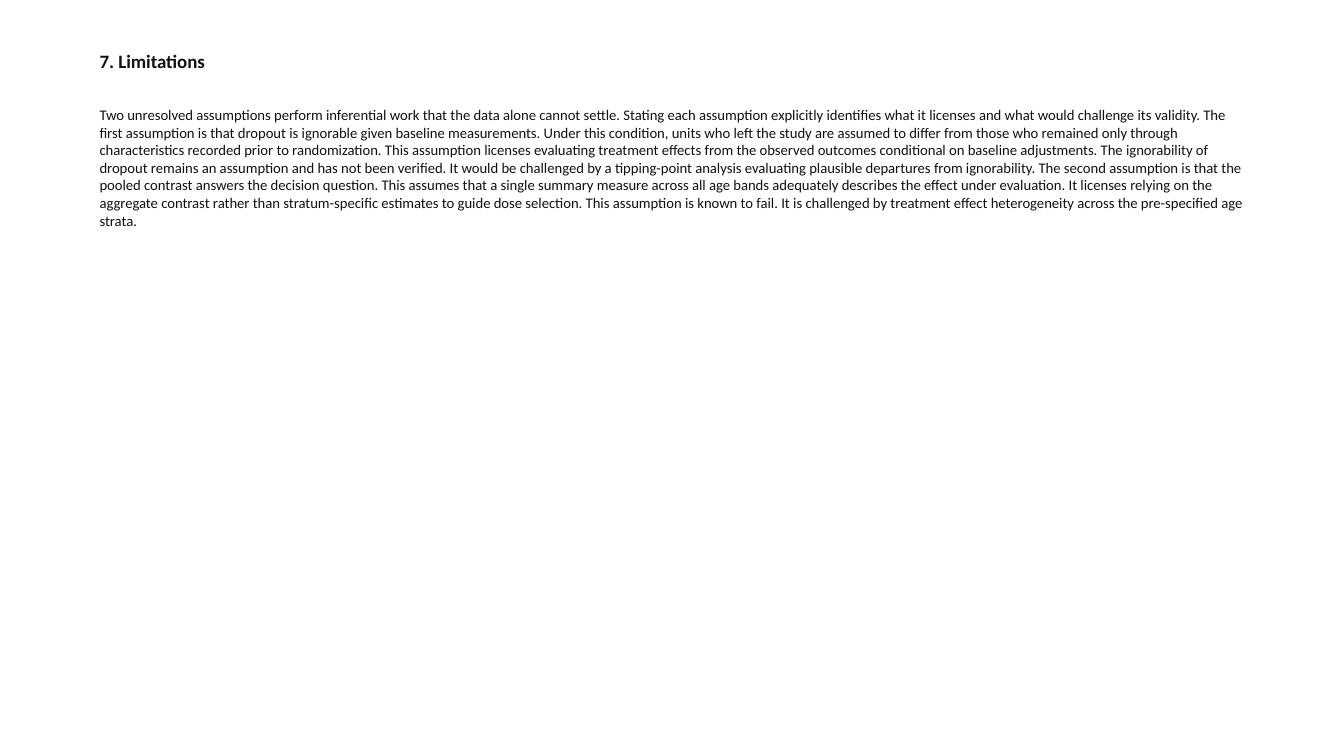
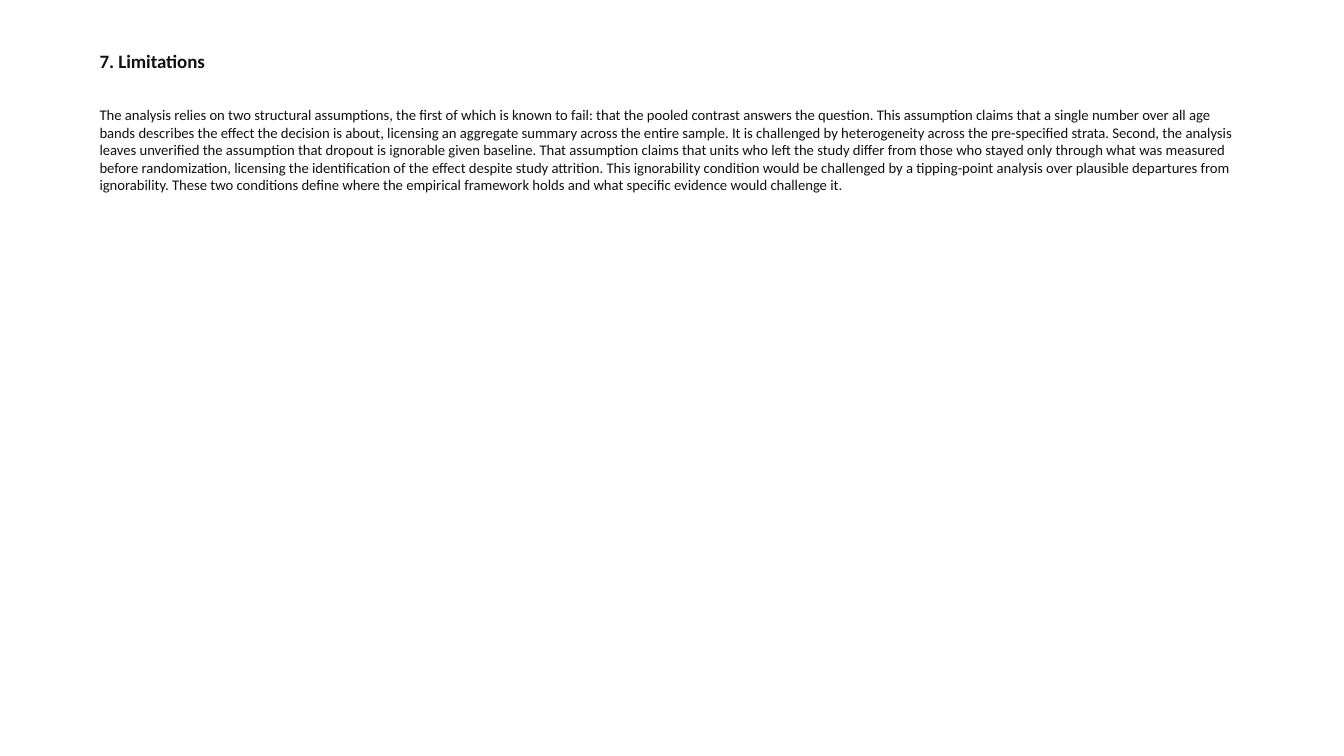
Before and after one commit to redam94/axiom, a slide deck: slide 17 of packages/axiom-dossier/examples/out/hyper3-full.pptx (slide 13 before the commit). Drawn at 1344x756 pixels with LibreOffice and Linux fonts; fonts in the diff are those of the drawing. Boxes give left, top, right and bottom in pixels: in the first picture for what was removed or moved away, otherwise in the second. Text is boxed around its words. In the diff, an @@ line names an element or a change of style, - is before the commit and + after.

```diff
--- a/packages/axiom-dossier/examples/out/hyper3-full.pptx
+++ b/packages/axiom-dossier/examples/out/hyper3-full.pptx
@@ text at box(100, 109, 1232, 193): text changed @@
-Two unresolved assumptions perform inferential work that the data alone cannot settle. Stating each assumption explicitly identifies what it licenses and what would challenge its validity. The first assumption is that dropout is ignorable given baseline measurements. Under this condition, units who left the study are assumed to differ from those who remained only through characteristics recorded prior to randomization. This assumption licenses evaluating treatment effects from the observed outcomes conditional on baseline adjustments. The ignorability of dropout remains an assumption and has not been verified. It would be challenged by a tipping-point analysis evaluating plausible departures from ignorability. The second assumption is that the pooled contrast answers the decision question. This assumes that a single summary measure across all age bands adequately describes the effect under evaluation. It licenses relying on the aggregate contrast rather than stratum-specific estimates to guide dose selection. This assumption is known to fail. It is challenged by treatment effect heterogeneity across the pre-specified age strata.
+The analysis relies on two structural assumptions, the first of which is known to fail: that the pooled contrast answers the question. This assumption claims that a single number over all age bands describes the effect the decision is about, licensing an aggregate summary across the entire sample. It is challenged by heterogeneity across the pre-specified strata. Second, the analysis leaves unverified the assumption that dropout is ignorable given baseline. That assumption claims that units who left the study differ from those who stayed only through what was measured before randomization, licensing the identification of the effect despite study attrition. This ignorability condition would be challenged by a tipping-point analysis over plausible departures from ignorability. These two conditions define where the empirical framework holds and what specific evidence would challenge it.
```
Also in this commit, not shown: 10 other slides changed, 4 slides added, 43 other files.
